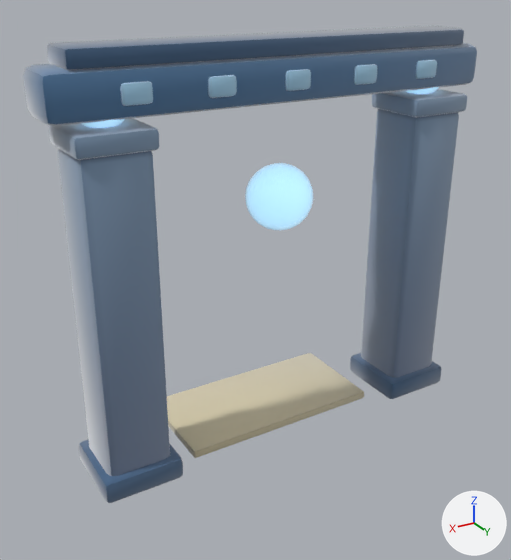
Renders of the glTF model assets/models/gates/6f15711e.glb from each side of a commit.
Before and after are seen from a camera (50 mm lens) standing at (3.93, 6.07, 4.92) and looking at (0.12, -0.29, 1.74). Every picture has the same lights, and +X, +Y and +Z are marked at lower right. The older version comes first. Vertices at exactly the same position are counted once.

The older version as bpy lines, for what is in view:
```python
me_gate_6f15711e = bpy.data.meshes.new('gate_6f15711e')
me_gate_6f15711e.from_pydata(...)  # 1410 vertices, 2744 faces; spans x -2.44..2.44, y -1.0..0.44, z -0.01..4.4
# faces by material slot: [432, 324, 216, 1016, 108, 540, 108]
me_gate_6f15711e.materials.append(mat_clay__85a1bf_0_93)
me_gate_6f15711e.materials.append(mat_clay__3d6288_0_93)
me_gate_6f15711e.materials.append(mat_clay__aee0ff_0_93__aee0ff)
me_gate_6f15711e.materials.append(mat_clay__aee0ff_0_95__aee0ff)
me_gate_6f15711e.materials.append(mat_clay__4e7ca8_0_93)
me_gate_6f15711e.materials.append(mat_clay__aee0ff_0_93)
me_gate_6f15711e.materials.append(mat_clay__d8cca8_0_93)
ob_gate_6f15711e = bpy.data.objects.new('gate_6f15711e', me_gate_6f15711e)
ob_gate_6f15711e.location = (0.0, 0.0, 0.0)
```
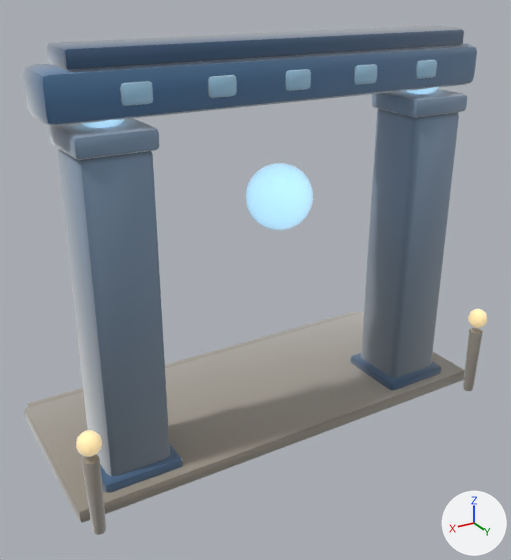
Boxes (x1, y1, x2, y2) around the edits, measured in the pictures (511 x 560 px):
'gate_6f15711e', reshaped (7% taller): before (23, 26, 477, 503); after (23, 26, 487, 535)
part 1 of me_gate_6f15711e, added: after (24, 312, 465, 523)
part 2 of me_gate_6f15711e, added: after (463, 328, 483, 391)
part 3 of me_gate_6f15711e, added: after (82, 454, 106, 535)
part 4 of me_gate_6f15711e, added (mostly hidden): after (27, 311, 359, 408)
part 5 of me_gate_6f15711e, added: after (468, 309, 487, 328)
part 6 of me_gate_6f15711e, added (beige): after (76, 430, 102, 457)
part 7 of me_gate_6f15711e, edited (looks the same): (23, 30, 477, 493) in both

The change, as a diff of the scene's bpy script:
```diff
--- a/assets/models/gates/6f15711e.glb.py
+++ b/assets/models/gates/6f15711e.glb.py
@@ mat_clay__ffe2a8_0_95__ffe2a8 @@
+mat_clay__ffe2a8_0_95__ffe2a8 = bpy.data.materials.new('clay_#FFE2A8_0.95_#FFE2A8')
+# nodes: BsdfPrincipled, Mix, OutputMaterial, VertexColor
+# colours: beige #bca67a, beige #ffe2a8, mixed with the vertex colours
@@ mat_clay__b9b2a2_0_93 @@
+mat_clay__b9b2a2_0_93 = bpy.data.materials.new('clay_#B9B2A2_0.93_-')
+# nodes: BsdfPrincipled, Mix, OutputMaterial, VertexColor
+# colours: grey #b9b2a2, mixed with the vertex colours
@@ mat_clay__9e978a_0_93 @@
+mat_clay__9e978a_0_93 = bpy.data.materials.new('clay_#9E978A_0.93_-')
+# nodes: BsdfPrincipled, Mix, OutputMaterial, VertexColor
+# colours: grey #9e978a, mixed with the vertex colours
@@ me_gate_6f15711e @@
 # used by ob_gate_6f15711e; location = (0.0, 0.0, 0.0)
-me_gate_6f15711e.from_pydata(...)  # 1410 vertices, 2744 faces; spans x -2.44..2.44, y -1.0..0.44, z -0.01..4.4
+me_gate_6f15711e.from_pydata(...)  # 1910 vertices, 3716 faces; spans x -2.62..2.61, y -1.71..0.84, z -0.01..4.4
+# me_gate_6f15711e part 1: the loose piece of 56 vertices spanning x -1.2..1.2, y -1.0..0.2, z 0.0..0.1 is copied, and the copy is multiplied about its middle by the matrix ((2.184, 0.011, 0.002), (0.0, 1.762, 0.002), (0.0, 0.01, 1.602)), then moved by (0.0, -0.1, 0.03), in mat_clay__9e978a_0_93; it spans x -2.62..2.61, y -1.55..0.55, z -0.01..0.16
+# me_gate_6f15711e part 2: a new loose piece of 114 vertices spanning x -2.57..-2.4, y 0.64..0.81, z -0.01..0.87, in mat_clay__9e978a_0_93
+# me_gate_6f15711e part 3: a new loose piece of 114 vertices spanning x 2.41..2.57, y 0.64..0.81, z -0.01..0.87, in mat_clay__9e978a_0_93
+# me_gate_6f15711e part 4: a new loose piece of 56 vertices spanning x -2.54..2.54, y -1.71..-1.37, z 0.0..0.12, in mat_clay__9e978a_0_93
+# me_gate_6f15711e part 5: a new loose piece of 52 vertices spanning x -2.6..-2.36, y 0.61..0.84, z 0.9..1.14, in mat_clay__ffe2a8_0_95__ffe2a8
+# me_gate_6f15711e part 6: a new loose piece of 52 vertices spanning x 2.37..2.61, y 0.61..0.84, z 0.9..1.14, in mat_clay__ffe2a8_0_95__ffe2a8
+# me_gate_6f15711e part 7: 2691 kept faces spanning x -2.44..2.44, y -1.0..0.44, z -0.01..4.39 get new vertex colours
+# other edits to the shape of me_gate_6f15711e do not show in these pictures
 me_gate_6f15711e.materials.append(mat_clay__85a1bf_0_93)
@@ me_gate_6f15711e @@
 me_gate_6f15711e.materials.append(mat_clay__d8cca8_0_93)
+me_gate_6f15711e.materials.append(mat_clay__9e978a_0_93)
+me_gate_6f15711e.materials.append(mat_clay__b9b2a2_0_93)
+me_gate_6f15711e.materials.append(mat_clay__ffe2a8_0_95__ffe2a8)
```
